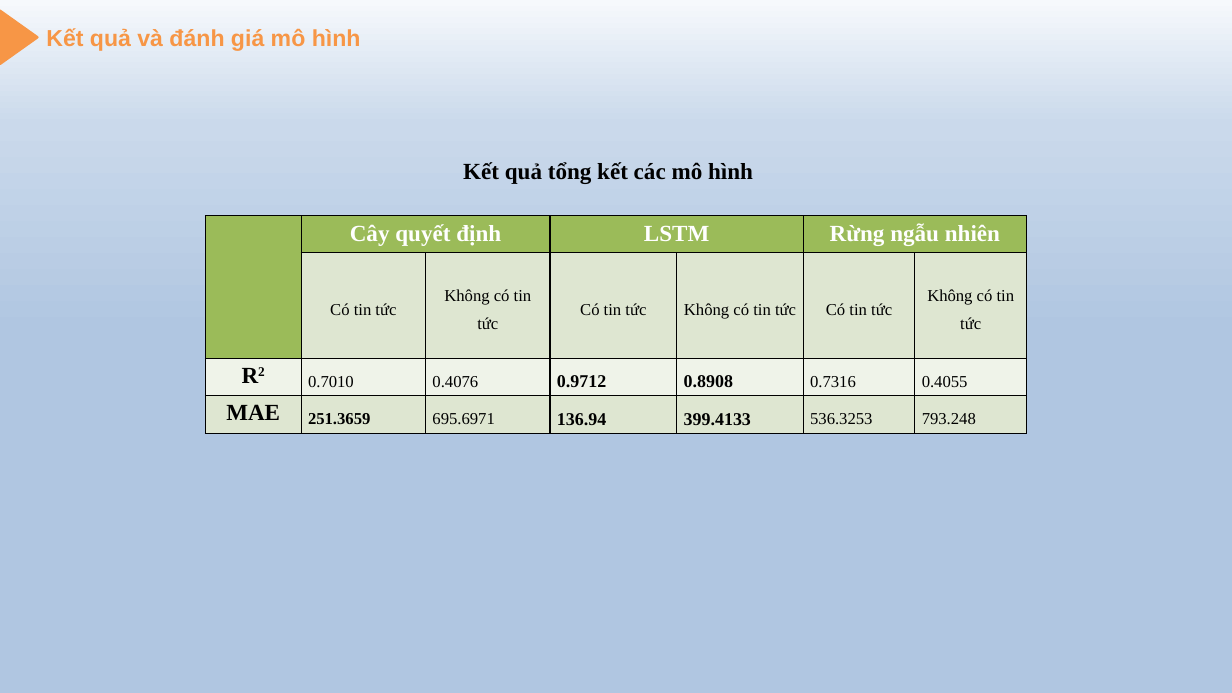
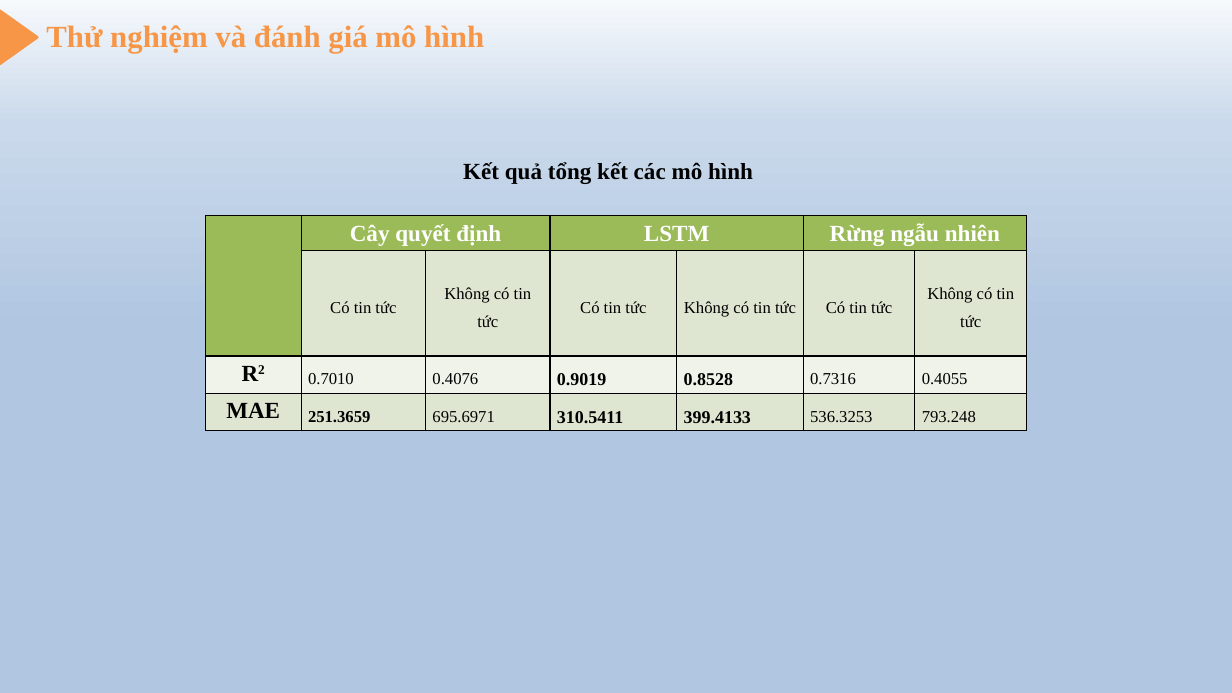
Before and after one commit to tintran2211-dev/Scientific-research, a slide deck: slide 22 of 60PM2_1851171644_TranCongTin/Code_60PM2_1871171644_TranCongTin/Slide.pptx (slide 23 before the commit). Drawn at 1232x693 pixels with LibreOffice and Linux fonts; fonts in the diff are those of the drawing; background and template pictures are left out. Boxes give left, top, right and bottom in pixels: in the first picture for what was removed or moved away, otherwise in the second. Text is boxed around its words. In the diff, an @@ line names an element or a change of style, - is before the commit and + after.

```diff
--- a/60PM2_1851171644_TranCongTin/Code_60PM2_1871171644_TranCongTin/Slide.pptx
+++ b/60PM2_1851171644_TranCongTin/Code_60PM2_1871171644_TranCongTin/Slide.pptx
@@ text at [46, 25, 484, 53]: text changed; size 18 to 24 pt; font Arial to Times New Roman @@
-Kết quả và đánh giá mô hình
+Thử nghiệm và đánh giá mô hình
@@ table at [205, 216, 1028, 433] @@
-row 3, column 4: 0.9712
+row 3, column 4: 0.9019
-row 3, column 5: 0.8908
+row 3, column 5: 0.8528
-row 4, column 4: 136.94
+row 4, column 4: 310.5411
```
Also in this commit, not shown: 19 other slides changed, 1 slide removed, 3 other files.
